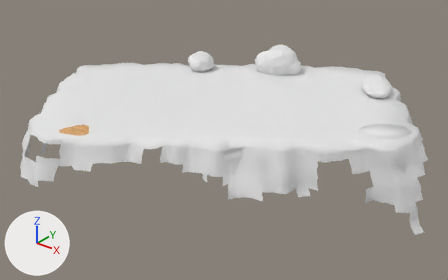
The FBX model assets/world/world-finish/world-finish-terrace.fbx as it was, and as the next commit left it.
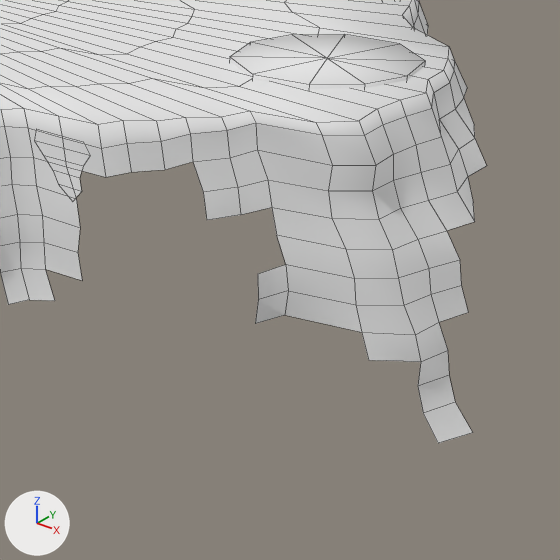
Each version is shown from a 50 mm lens placed at (21.6, -6.2, 78.0), pointed at (-59.6, 95.3, 15.1), then close up on the part from 66% to 100% of the width and 41% to 95% of the height. Every picture has the same lights, and +X, +Y and +Z are marked at lower left. The older version's two pictures come first. The close-ups show mesh edges as thin lines.

In view in the first close-up: 'W7_F_TerraceFace__cliff_rock', 'W7_F_TerraceSlab__boulder_rock', 'W7_F_TerraceTongues__grass', 'W7_F_Terrace__grass'.
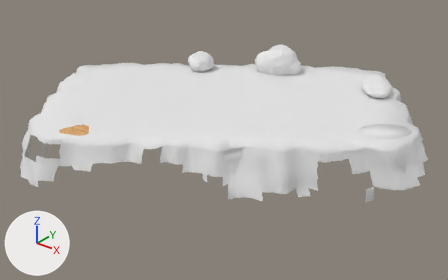
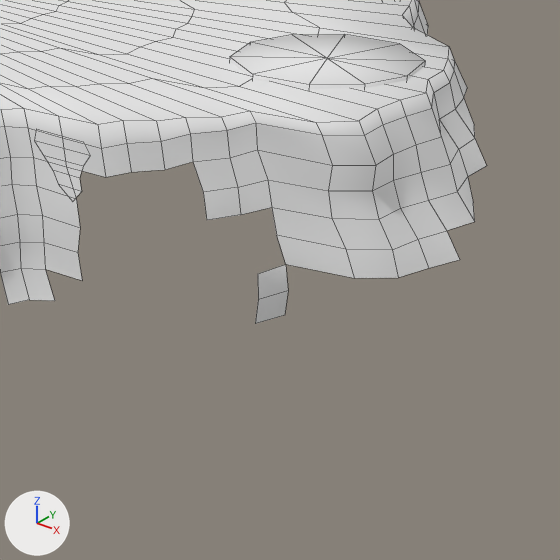
What changed in the scene script:
```text
Change me_w7_f_terraceface__cliff_rock:
    used by ob_w7_f_terraceface__cliff_rock; location = (0.0, 0.0, 0.0)
    verts and faces of me_w7_f_terraceface__cliff_rock; kept vertices keep their numbers, new ones are numbered from 774
    before: 288 (-21.3, 94.1, 17.0) at pixel (285, 264), 289 (-21.0, 94.1, 15.5) at pixel (288, 290), 291 (-21.0, 94.1, 14.0) at pixel (284, 315), 299 (-17.9, 95.1, 17.0) at pixel (354, 278), 300 (-17.6, 95.1, 15.5) at pixel (355, 304)
    before: 301 (-17.1, 95.1, 14.0) at pixel (361, 332), 307 (-16.2, 96.8, 16.8) at pixel (398, 277), 308 (-15.7, 96.8, 15.3) at pixel (403, 305), 309 (-14.9, 96.8, 13.8) at pixel (415, 334), 310 (-14.4, 96.9, 12.3) at pixel (420, 361)
    before: 311 (-16.5, 95.1, 12.5) at pixel (368, 360), 317 (-15.4, 98.9, 16.7) at pixel (428, 268), 318 (-15.1, 98.9, 15.2) at pixel (430, 294), 319 (-14.5, 99.0, 13.7) at pixel (438, 322), 320 (-13.8, 99.0, 12.2) at pixel (447, 350)
    before: 321 (-13.5, 99.1, 10.7) at pixel (449, 375), 322 (-14.3, 96.9, 10.8) at pixel (417, 386), 323 (-13.0, 99.1, 9.2) at pixel (455, 402), 324 (-13.8, 96.9, 9.3) at pixel (423, 413), 325 (-11.8, 99.2, 7.7) at pixel (472, 432)
    before: 326 (-12.8, 96.9, 7.8) at pixel (438, 443), 332 (-14.5, 100.9, 16.7) at pixel (459, 259), 333 (-14.2, 100.9, 15.2) at pixel (461, 285), 334 (-13.7, 101.0, 13.7) at pixel (468, 312)
    remove me_w7_f_terraceface__cliff_rock.from_pydata(...)  # 774 vertices, 558 faces; spans x -107.0..-11.8, y 54.5..137.9, z 7.3..25.0
    add me_w7_f_terraceface__cliff_rock.from_pydata(...)  # 757 vertices, 545 faces; spans x -107.0..-14.5, y 54.5..137.9, z 7.3..25.0
    me_w7_f_terraceface__cliff_rock part 1
    add delete_vertices([300, 301, *range(308, 312), *range(318, 327), 333, 334])  # with the faces that use them
```

Changed parts and their boxes [x1, y1, x2, y2] in the close-ups (560 x 560 px):
'W7_F_TerraceFace__cliff_rock', reshaped: before [0, 3, 486, 443]; after [0, 3, 486, 324]
part 1 of me_w7_f_terraceface__cliff_rock, deleted: before [285, 260, 473, 443]
